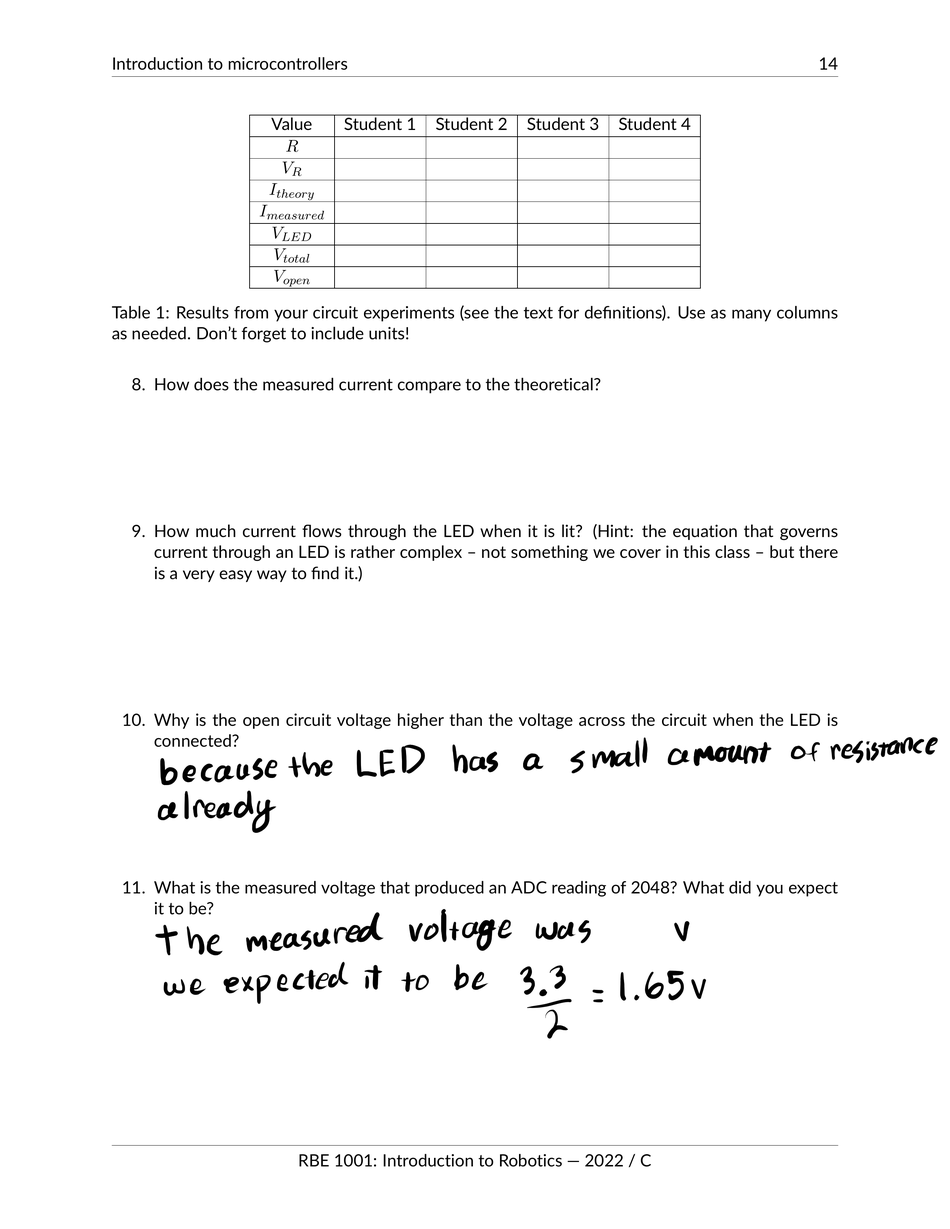
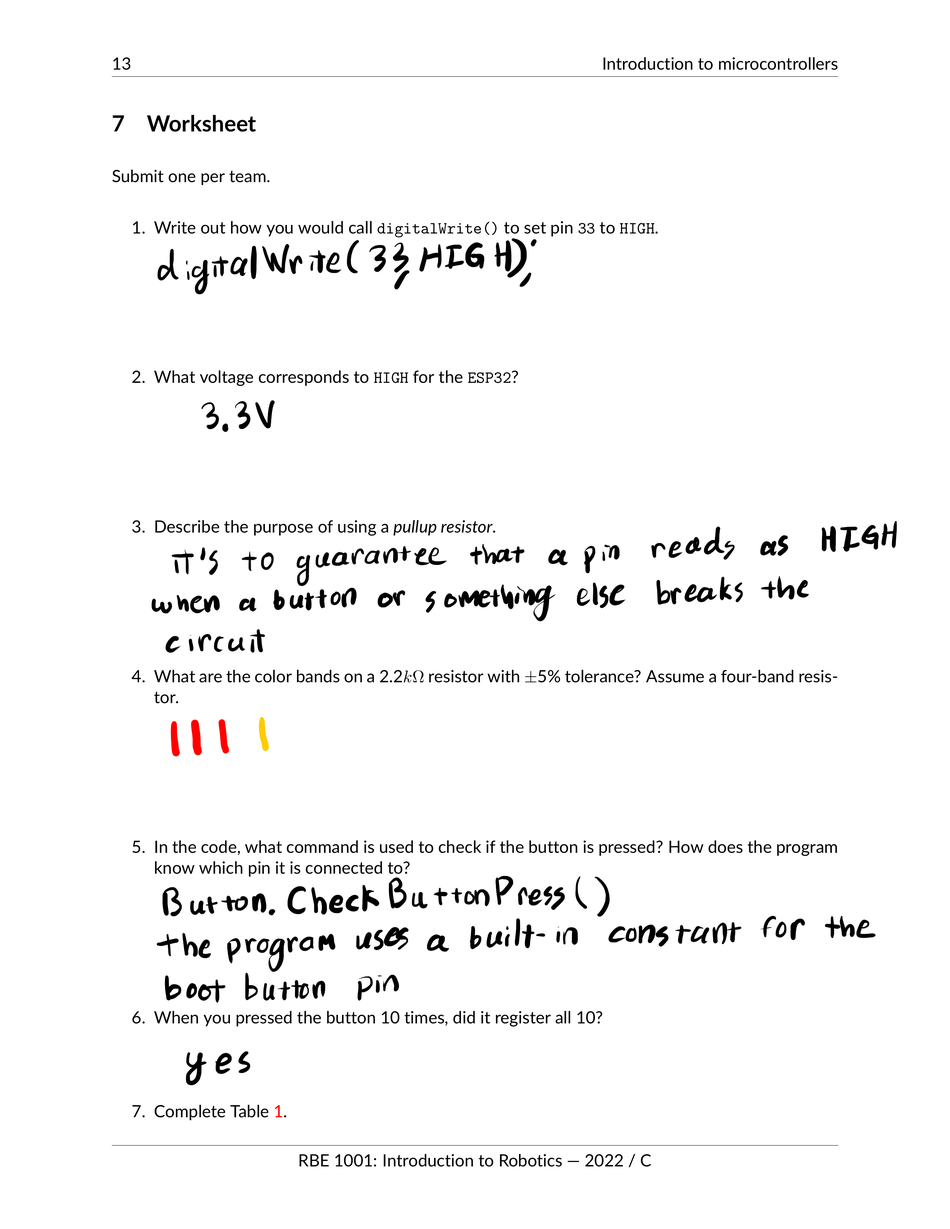
Revision of a layered 950 × 1229 image; what changed, layer by layer:
showed "Paint Layer 15", painted on it over <box>143,214,906,1086</box>
showed "Page 13" over <box>111,56,938,1121</box>
painted on "Paint Layer 16" over <box>143,119,938,1039</box>
